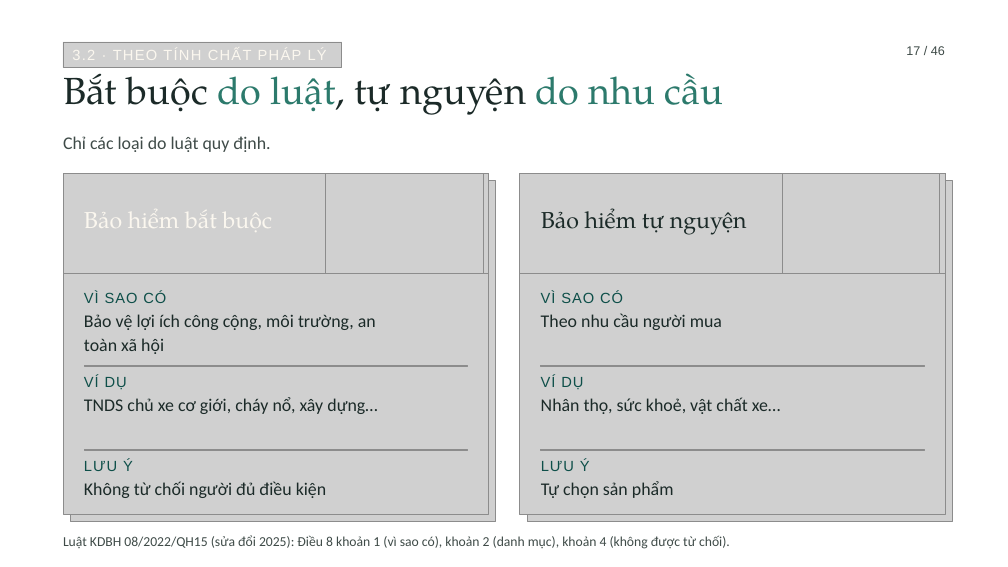
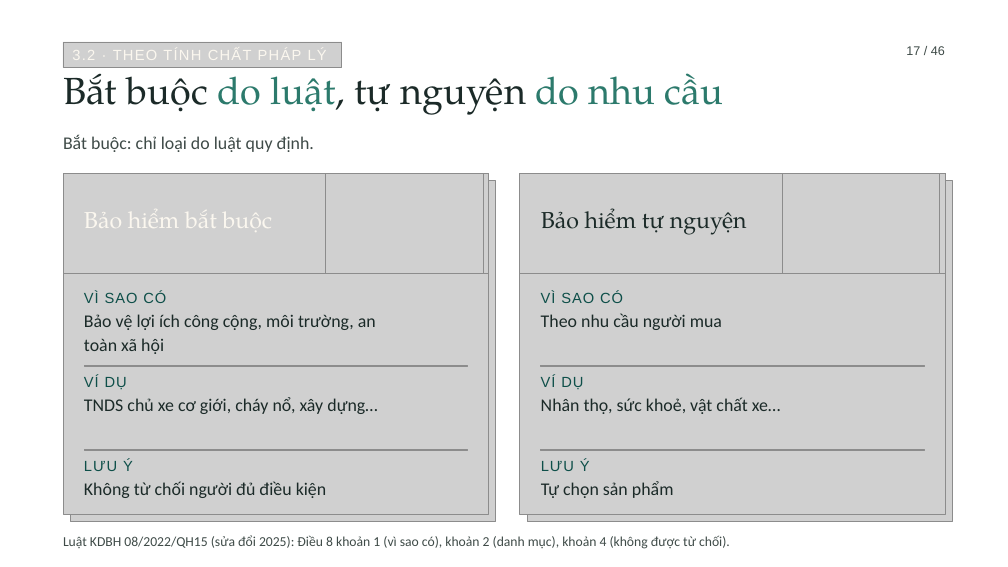
Before and after one commit to tranquanghaofake-dotcom/Law, a slide deck: slide 17 of docs/bai/ch3-bao-hiem-thuong-mai/bao-hiem-thuong-mai.pptx. Drawn at 1008x567 pixels with LibreOffice and Linux fonts; fonts in the diff are those of the drawing; grey boxes stand for pictures; background and template pictures are left out. Boxes give left, top, right and bottom in pixels: in the first picture for what was removed or moved away, otherwise in the second. Text is boxed around its words. In the diff, an @@ line names an element or a change of style, - is before the commit and + after.

```diff
--- a/docs/bai/ch3-bao-hiem-thuong-mai/bao-hiem-thuong-mai.pptx
+++ b/docs/bai/ch3-bao-hiem-thuong-mai/bao-hiem-thuong-mai.pptx
@@ text at (x1=63, y1=134, x2=314, y2=152): text changed @@
-Chỉ các loại do luật quy định.
+Bắt buộc: chỉ loại do luật quy định.
```
Also in this commit, not shown: 3 other slides changed, 4 other files.
